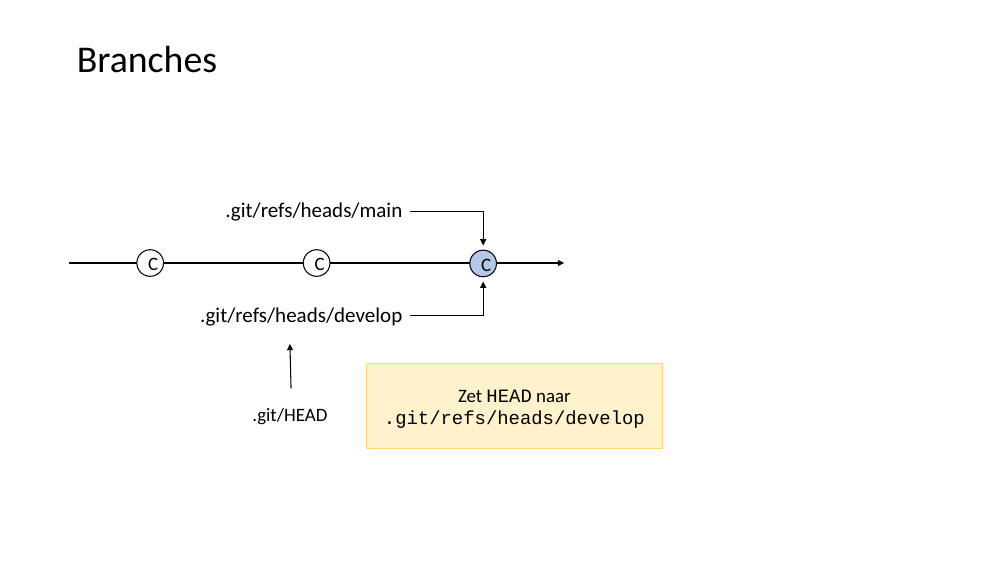
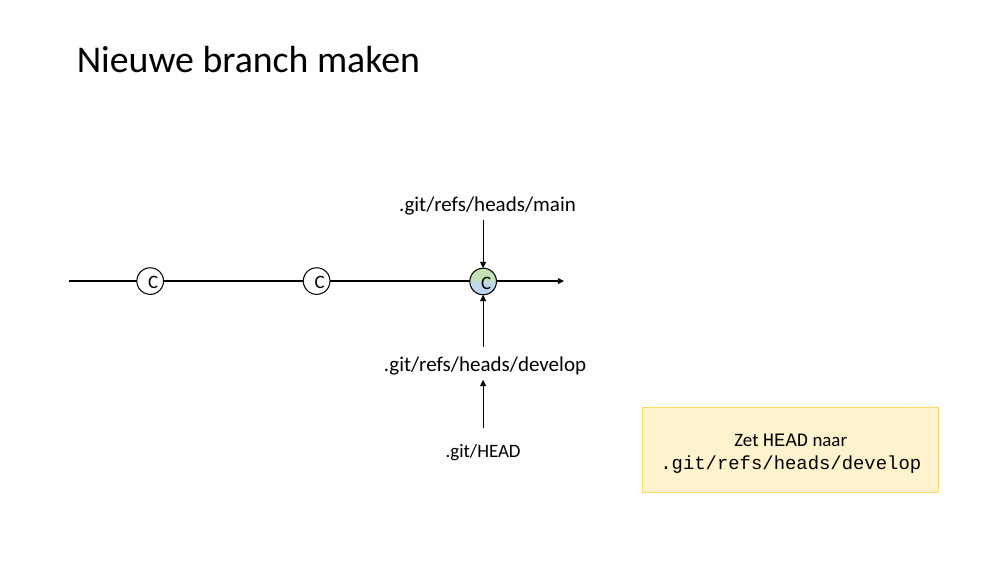
Before and after one commit to LFKoning/knowledge-sharing, a slide deck: slide 35 of git_course/1_basics/git_basic.pptx (slide 28 before the commit). Drawn at 1008x567 pixels with LibreOffice and Linux fonts; fonts in the diff are those of the drawing. Boxes give left, top, right and bottom in pixels: in the first picture for what was removed or moved away, otherwise in the second. Text is boxed around its words. In the diff, an @@ line names an element or a change of style, - is before the commit and + after.

```diff
--- a/git_course/1_basics/git_basic.pptx
+++ b/git_course/1_basics/git_basic.pptx
@@ title at (77,45,420,73): text changed @@
-Branches
+Nieuwe branch maken
@@ text ".git/refs/heads/main": place and size @@
-text ".git/refs/heads/main" at (225,202,402,221)
+text ".git/refs/heads/main" at (399,196,576,215)
@@ elbow arrow removed from (410, 211) to (483, 246) @@
@@ arrow added from (483, 220) to (483, 268), #000000 1 pt @@
@@ ellipse "C" at (470,268,496,295): fill #B4C7E7 to gradient #C5E0B4 to #BDD7EE @@
@@ 3 ellipses, 1 arrow: place and size @@
-3 ellipses, 1 arrow at (70,250,564,277)
+3 ellipses, 1 arrow at (70,268,564,295)
@@ elbow arrow removed from (410, 316) to (483, 282) @@
@@ arrow added from (483, 347) to (483, 295), #000000 1 pt @@
@@ text ".git/refs/heads/develop": place and size @@
-text ".git/refs/heads/develop" at (200,307,402,326)
+text ".git/refs/heads/develop" at (384,356,586,375)
@@ arrow moved from (291, 389) - (290, 344) to (483, 428) - (483, 380) @@
@@ rectangle "Zet HEAD naar": place and size @@
-rectangle "Zet HEAD naar" at (367,364,662,449)
+rectangle "Zet HEAD naar" at (643,408,938,493)
@@ rectangle ".git/HEAD": place and size @@
-rectangle ".git/HEAD" at (216,392,364,437)
+rectangle ".git/HEAD" at (409,428,557,473)
```
Also in this commit, not shown: 6 other slides changed, 16 slides added, 1 other file.
